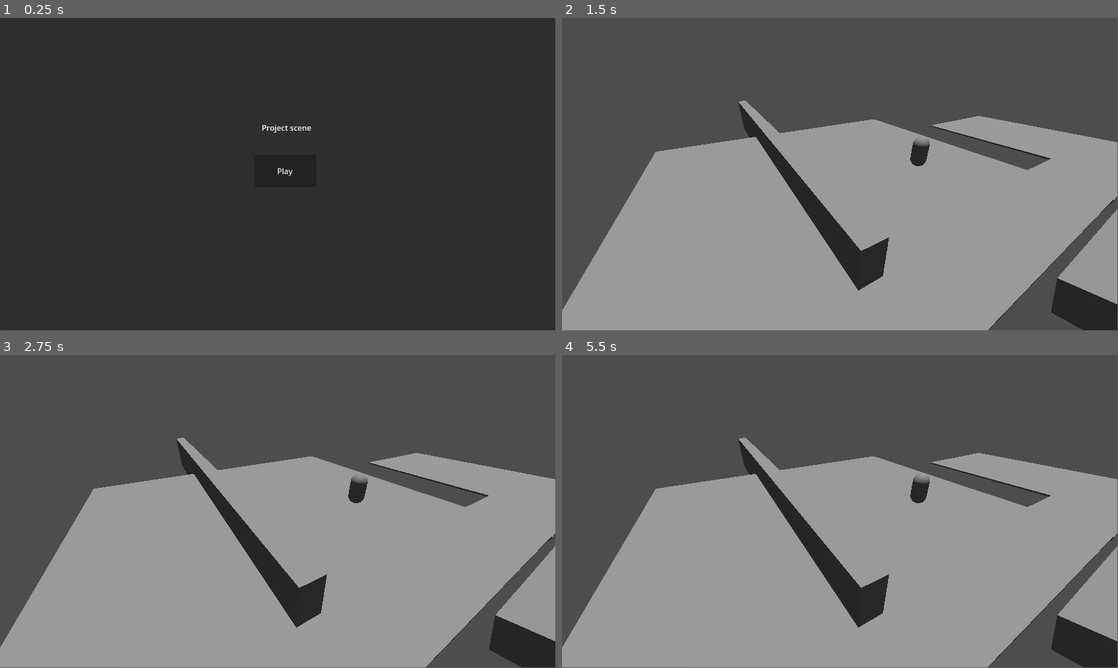
Above: before the commit, frames 1-4 (two rows, left to right).
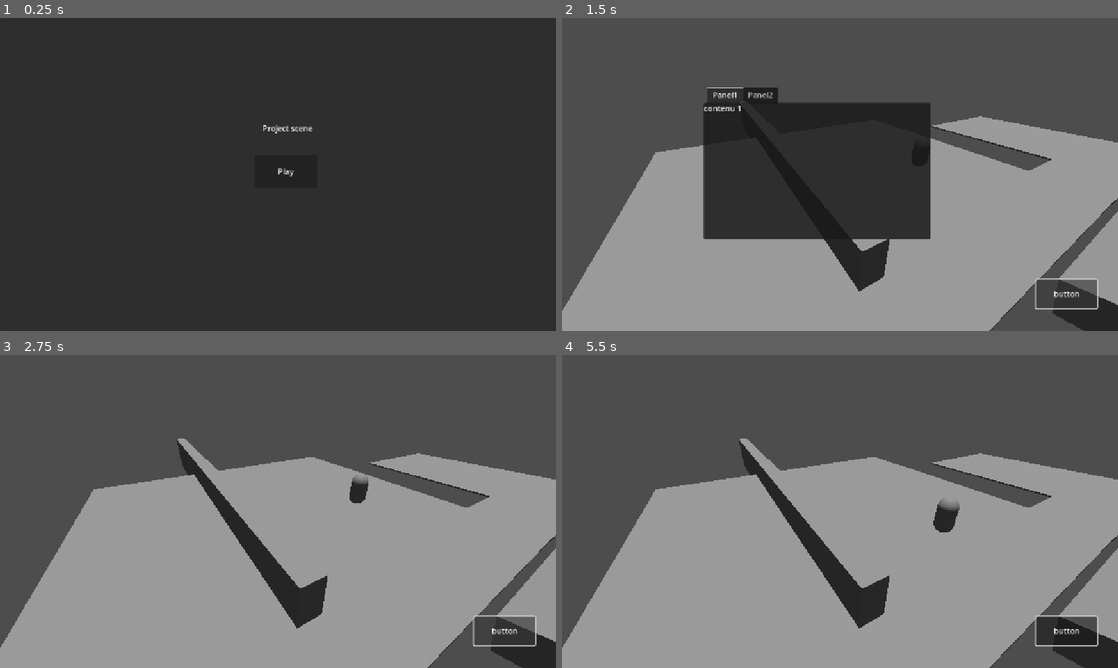
Above: after the commit, the same moments.

Repository: MateoChicano/Journey-starts-here
Game: Godot game, scene res://scenes/Menus/title_screen.tscn
Two runs of this game, one before a commit and one after it. Both use one fixed random seed, a clock stepped at 60 frames per second and the inputs below.
Inputs (mouse positions are in pixels of both pictures, inside the frame that each line leads up to):
- Up to frame 1 (0.25 s): no input
- Up to frame 2 (1.5 s): click "Play" at 0.5 s; click (1067, 293) at 1.25 s, where only the run after the commit has a clickable "button"
- Up to frame 3 (2.75 s): click (505, 630) at 2 s, where only the run after the commit has a clickable "button"
- Up to frame 4 (5.5 s): click (1067, 630) at 2.75 s, where only the run after the commit has a clickable "button"; tap Enter at 3.5 s; move the mouse to (962, 495) at 3.52 s; click (962, 495) at 3.6 s; move the mouse to (728, 527) at 4.27 s; click (728, 527) at 4.35 s; move the mouse to (895, 442) at 5.02 s; click (895, 442) at 5.1 s
In our replay, the window is 799x449 before the commit and 800x450 after it. These sizes can differ from the game's own. Grey fills any space a smaller window leaves; there, only what the larger window draws over its background counts as a difference.

The runs differ from the first frame. In frame 1, 0.2% of the frame differs, in the area x 47-57%, y 34-51%; in frame 2, 18%, in the area x 0-100%, y 0-100%; in frame 3, 1.3%; in frame 4, 2.1%.
Error before the commit: Trying to assign value of type 'Control' to a variable of type 'hud.gd'. (res://scripts/player.gd:10)

Commit message:
inventory skip pas move

Diff:
--- a/journey-start-here/project.godot
+++ b/journey-start-here/project.godot
@@ -18,6 +18,14 @@
 [debug]
 
 gdscript/warnings/untyped_declaration=2
+
+[display]
+
+window/stretch/mode="canvas_items"
+
+[global_group]
+
+Player="rassemble tout ce qui attrait au Joueur"
 
 [input]
 
--- a/journey-start-here/scenes/Characters/player.tscn
+++ b/journey-start-here/scenes/Characters/player.tscn
@@ -10,7 +10,7 @@
 
 [sub_resource type="CapsuleShape3D" id="CapsuleShape3D_3vyb7"]
 
-[node name="player" type="CharacterBody3D"]
+[node name="player" type="CharacterBody3D" groups=["Player"]]
 script = ExtResource("1_3vyb7")
 
 [node name="CollisionShape3D" type="CollisionShape3D" parent="."]
--- a/journey-start-here/scenes/Menus/hud.tscn
+++ b/journey-start-here/scenes/Menus/hud.tscn
@@ -8,6 +8,7 @@
 script = ExtResource("1_3fgt4")
 
 [node name="Inventory" type="Button" parent="."]
+layout_mode = 0
 offset_left = 981.0
 offset_top = 541.0
 offset_right = 1108.0
--- a/journey-start-here/scenes/Menus/inventory.tscn
+++ b/journey-start-here/scenes/Menus/inventory.tscn
@@ -18,11 +18,11 @@
 offset_bottom = 457.0
 current_tab = 0
 
-[node name="Panel" type="Panel" parent="TabContainer"]
+[node name="Panel1" type="Panel" parent="TabContainer"]
 layout_mode = 2
 metadata/_tab_index = 0
 
-[node name="Label" type="Label" parent="TabContainer/Panel"]
+[node name="Label" type="Label" parent="TabContainer/Panel1"]
 layout_mode = 0
 offset_right = 40.0
 offset_bottom = 23.0
@@ -38,3 +38,6 @@
 offset_right = 40.0
 offset_bottom = 23.0
 text = "contenu 2"
+
+[connection signal="mouse_entered" from="TabContainer" to="." method="hover_inventory_panel"]
+[connection signal="mouse_exited" from="TabContainer" to="." method="off_inventory_panel"]
--- a/journey-start-here/scenes/levels/test_level.tscn
+++ b/journey-start-here/scenes/levels/test_level.tscn
@@ -170,8 +170,6 @@
 
 [node name="NPC" parent="." instance=ExtResource("4_v45ci")]
 transform = Transform3D(1, 0, 0, 0, 1, 0, 0, 0, 1, -9.19325, 1.02701, 7.79173)
-npc_name = "mec chupacabra"
-dialog = "me voy a chuparte con la cabra"
 
 [editable path="trigger salle"]
 [editable path="trigger salle 1"]
--- a/journey-start-here/scripts/hud.gd
+++ b/journey-start-here/scripts/hud.gd
@@ -1,9 +1,10 @@
-class_name hud extends CanvasLayer
+class_name hud extends Control
 
 const INVENTORY : PackedScene = preload("res://scenes/Menus/inventory.tscn")
 var is_mouse_on_hud : bool
 var instance_inv : Node = INVENTORY.instantiate()
-var skip_movement : bool = false
+
+@onready var player : Player = get_tree().get_first_node_in_group("Player")
 
 
 func _ready() -> void :
@@ -13,11 +14,12 @@
 
 func on_inventory_pressed() -> void:
 	instance_inv.visible = !instance_inv.visible
-	print("pressed")
 
 
 func hover_inventory() -> void:
-	skip_movement = true
+	player.skip_move = true
+	print(player.skip_move)
 
 func off_inventory() -> void:
-	skip_movement = false
+	player.skip_move = false
+	print(player.skip_move)
--- a/journey-start-here/scripts/inventory.gd
+++ b/journey-start-here/scripts/inventory.gd
@@ -1,4 +1,13 @@
-extends Control
+class_name inventory extends Control
 
-func _ready() -> void :
-	pass
+@onready var player : Player = get_tree().get_first_node_in_group("Player")
+
+
+func off_inventory_panel() -> void:
+	player.skip_move = false
+	print(player.skip_move)
+
+
+func hover_inventory_panel() -> void:
+	player.skip_move = true
+	print(player.skip_move)
--- a/journey-start-here/scripts/player.gd
+++ b/journey-start-here/scripts/player.gd
@@ -6,10 +6,10 @@
 const TWEEN_DURATION : float = 1.0
 const HUD : PackedScene = preload("res://scenes/Menus/hud.tscn")
 
-var skip_query : bool = false
 var instance_hud : hud = HUD.instantiate()
 var cam : Camera3D
 var npc_trigger_entered : bool = false
+var skip_move : bool = false
 
 @onready var navAgent := $NavigationAgent3D
 
@@ -43,7 +43,6 @@
 			transRot.tween_callback(Callable(cam, "make_current"));
 		else :
 			cam.make_current()
-	else : pass
 
 func enter_trigger_npc(_area : Area3D) -> void :
 	npc_trigger_entered = true
@@ -55,7 +54,7 @@
 #Input
 func _input(_event:InputEvent) -> void:
 	if Input.is_action_just_pressed("left_click") :
-		if instance_hud.skip_movement == true :
+		if skip_move :
 			return
 
 		var mousePos : Vector2 = get_viewport().get_mouse_position()
@@ -65,6 +64,8 @@
 		var rayQuery : PhysicsRayQueryParameters3D= PhysicsRayQueryParameters3D.create(from, to)
 
 		var ray : Dictionary = space.intersect_ray(rayQuery)
+		if ray.is_empty() :
+			return
 		var collider : Node3D = ray.collider
 		if collider is npc :
 			navAgent.set_target_position(ray.position)
